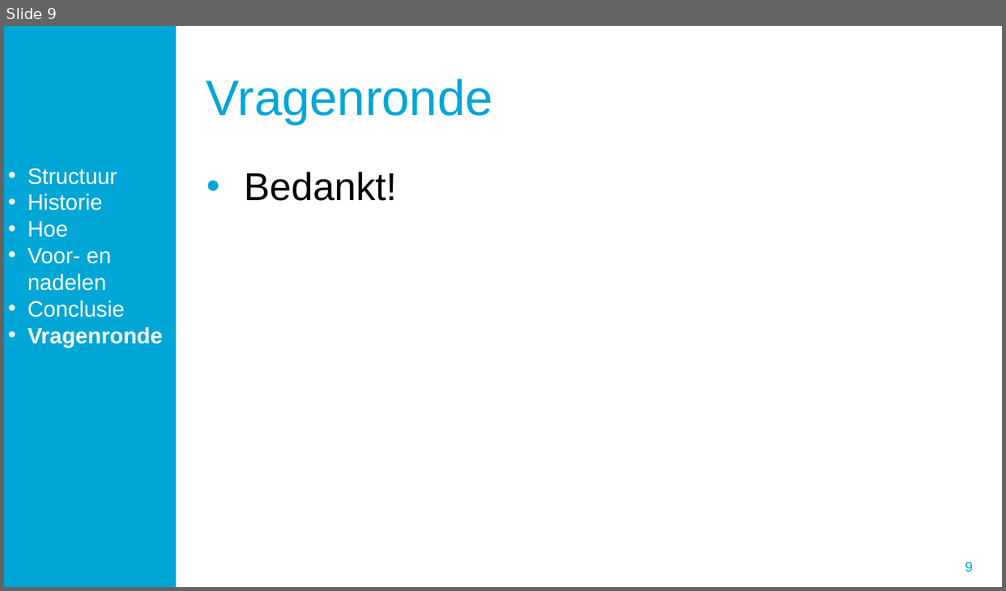
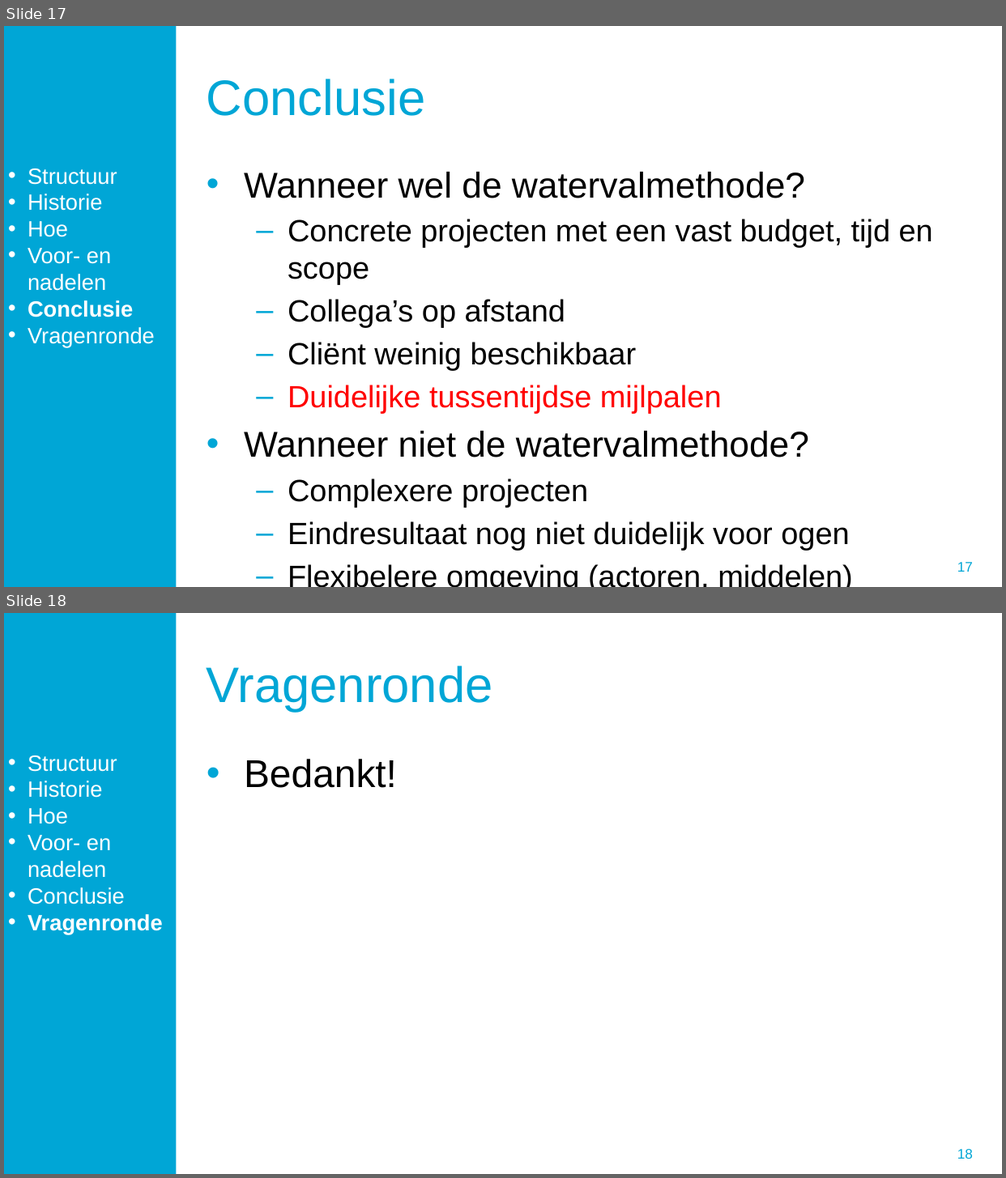
Before and after one commit to Kooltje123/TB241IA_Groep14, a slide deck: Presentatie/Presentatie.pptx. Shown one above the other, each under a label of ours: slide 9 before the commit, slides 17 and 18 after it. The pictures are 1006x591 and 1006x1178 pixels, drawn with LibreOffice and Linux fonts; fonts in the diff are those of the drawing; background and template pictures are left out. Boxes give left, top, right and bottom in pixels: in the first picture for what was removed or moved away, otherwise in the second. Text is boxed around its words. In the diff, an @@ line names an element or a change of style, - is before the commit and + after.

```diff
--- a/Presentatie/Presentatie.pptx
+++ b/Presentatie/Presentatie.pptx
@@ slide 17 added at (x1=4, y1=26, x2=1002, y2=587), background #FFFFFF; not listed: 2 template elements that a slide beside it also shows @@
@@ title added at (x1=206, y1=79, x2=425, y2=116), 36 pt, text #00A6D6 @@
+Conclusie
@@ text added at (x1=27, y1=169, x2=155, y2=348), 16 pt, text #FFFFFF @@
+• Structuur
+• Historie
+• Hoe
+• Voor- en nadelen
+• Conclusie
+• Vragenronde
@@ text added at (x1=244, y1=172, x2=933, y2=550), 22.2 pt, text #000000 @@
+• Wanneer wel de watervalmethode?
+  – Concrete projecten met een vast budget, tijd en scope
+  – Collega’s op afstand
+  – Cliënt weinig beschikbaar
+  – Duidelijke tussentijdse mijlpalen
+• Wanneer niet de watervalmethode?
+  – Complexere projecten
+  – Eindresultaat nog niet duidelijk voor ogen
+  – Flexibelere omgeving (actoren, middelen)
@@ what was slide 9 is now slide 18 @@
@@ page number at (x1=957, y1=1149, x2=973, y2=1159): text changed @@
-9
+18
```
Also in this commit, not shown: 12 other slides added, 4 slides removed, 1 other file.
